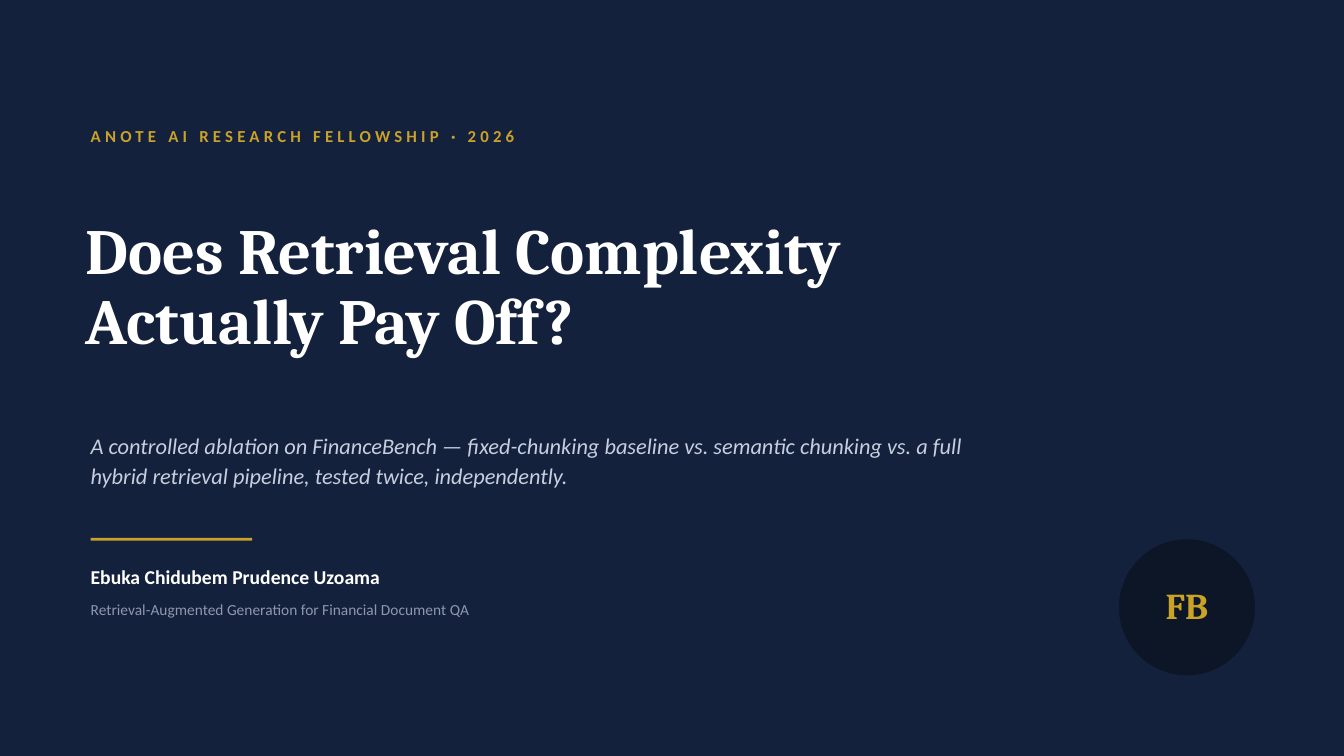
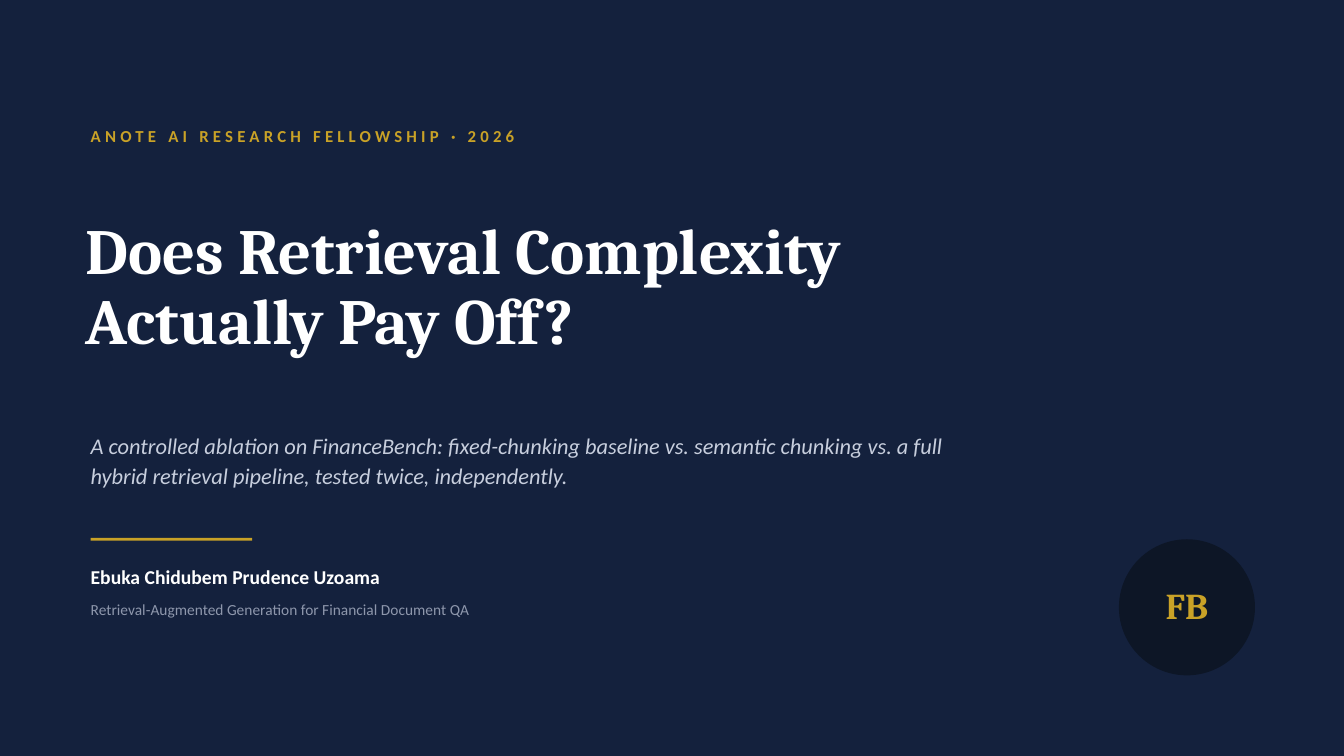
Before and after one commit to nv78/Research-semanticchunking, a slide deck: slide 1 of FinanceBench_Ablation_Deck.pptx. Drawn at 1344x756 pixels with LibreOffice and Linux fonts; fonts in the diff are those of the drawing. Boxes give left, top, right and bottom in pixels: in the first picture for what was removed or moved away, otherwise in the second. Text is boxed around its words. In the diff, an @@ line names an element or a change of style, - is before the commit and + after.

```diff
--- a/FinanceBench_Ablation_Deck.pptx
+++ b/FinanceBench_Ablation_Deck.pptx
@@ text at bbox=[91, 438, 942, 488]: text changed @@
-A controlled ablation on FinanceBench — fixed-chunking baseline vs. semantic chunking vs. a full hybrid retrieval pipeline, tested twice, independently.
+A controlled ablation on FinanceBench: fixed-chunking baseline vs. semantic chunking vs. a full hybrid retrieval pipeline, tested twice, independently.
```
Also in this commit, not shown: 13 other slides changed, 2 other files.
